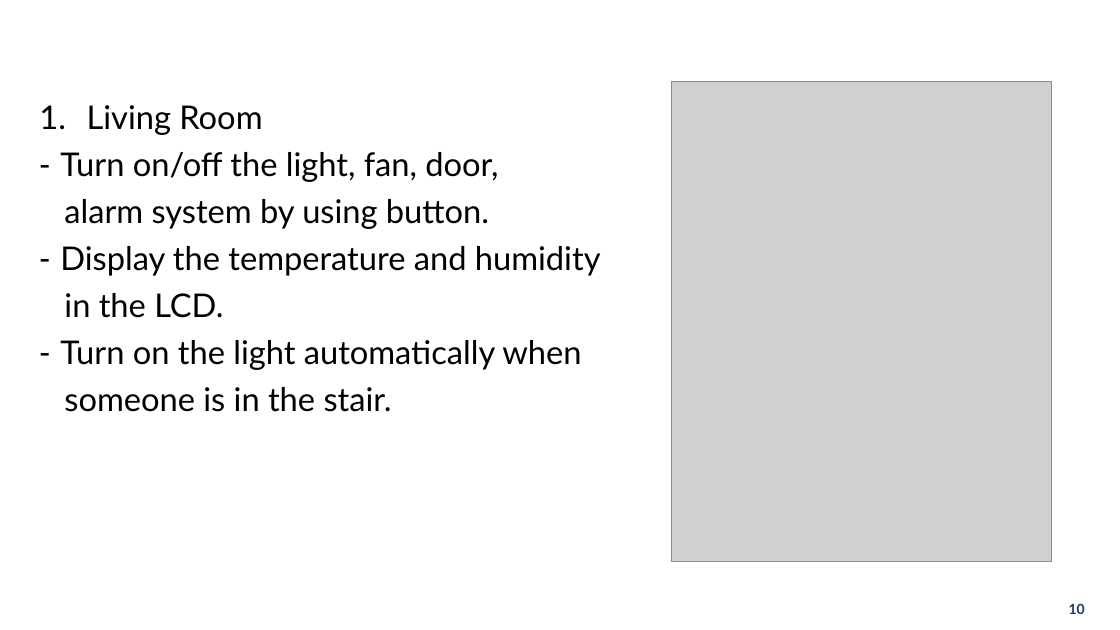
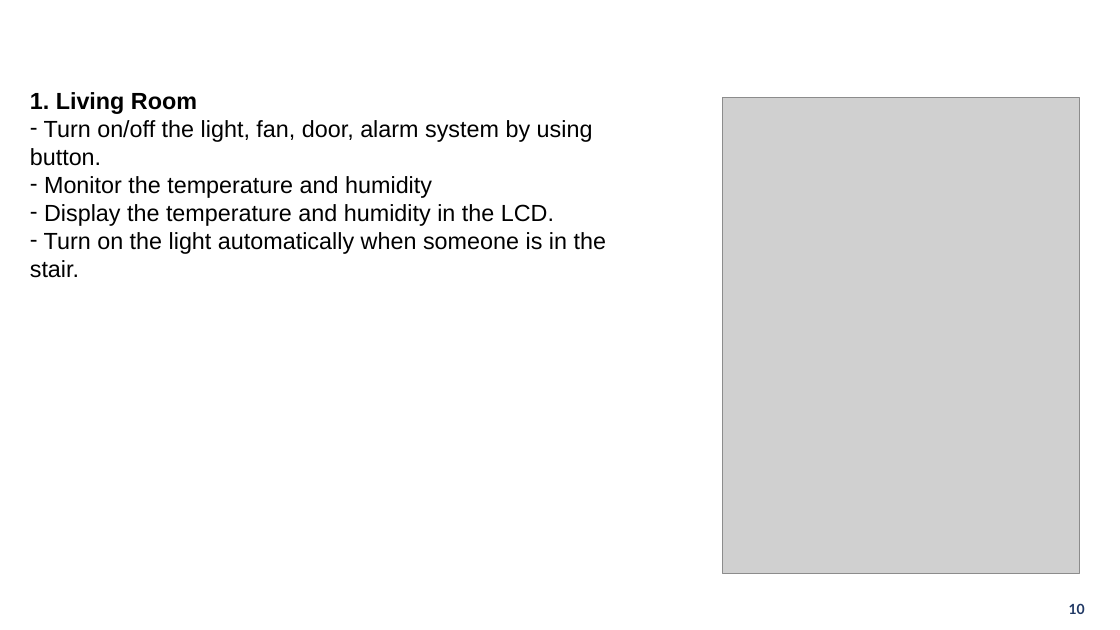
Before and after one commit to ndmbka2k/DATN, a slide deck: slide 10 of POWERPOINT/GraduationThesis_pp.pptx. Drawn at 1120x630 pixels with LibreOffice and Linux fonts; fonts in the diff are those of the drawing; grey boxes stand for pictures; background and template pictures are left out. Boxes give left, top, right and bottom in pixels: in the first picture for what was removed or moved away, otherwise in the second. Text is boxed around its words. In the diff, an @@ line names an element or a change of style, - is before the commit and + after.

```diff
--- a/POWERPOINT/GraduationThesis_pp.pptx
+++ b/POWERPOINT/GraduationThesis_pp.pptx
@@ text at (30,92,606,278): text changed; size 28 to 20 pt; font Lato to Arial @@
-1. Living Room
-– Turn on/off the light, fan, door,
-alarm system by using button.
-– Display the temperature and humidity
-in the LCD.
-– Turn on the light automatically when
-someone is in the stair.
+1. Living Room
+– Turn on/off the light, fan, door, alarm system by using button.
+– Monitor the temperature and humidity
+– Display the temperature and humidity in the LCD.
+– Turn on the light automatically when someone is in the stair.
@@ picture: place and size @@
-picture at (672,82,1052,561)
+picture at (723,97,1080,574)
```
Also in this commit, not shown: 8 other slides changed, 15 slides removed, 1 other file.
